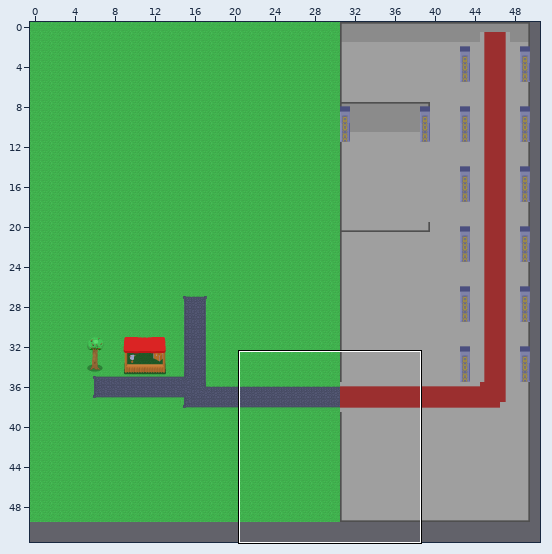
Two versions of a level (Tiled map, desktop/build/resources/main/mapas/mapa.tmx). The first picture is a wide view before the edit; the outline marks the close-up.
Close-up. As it was:
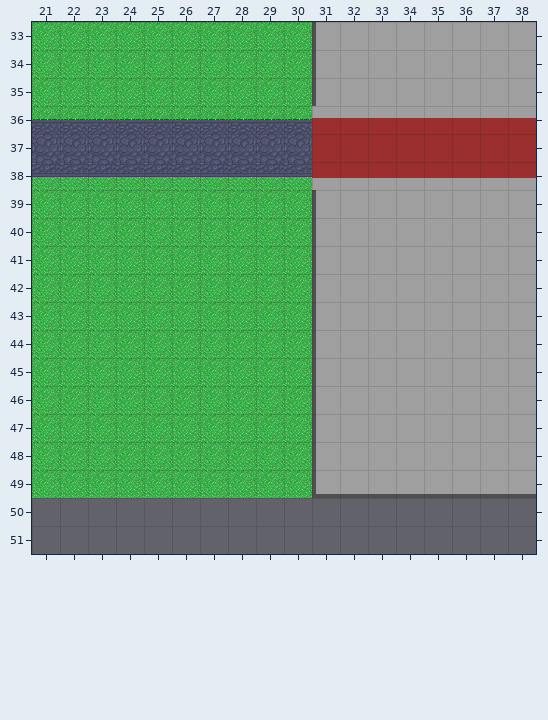
Cells are 32x32 px. Shown: x 21..38, y 33..51. The commit also changed other parts of the map, which this record leaves out. Layer "caminoInterior" is drawn 0,32 px off the grid.
Once edited:
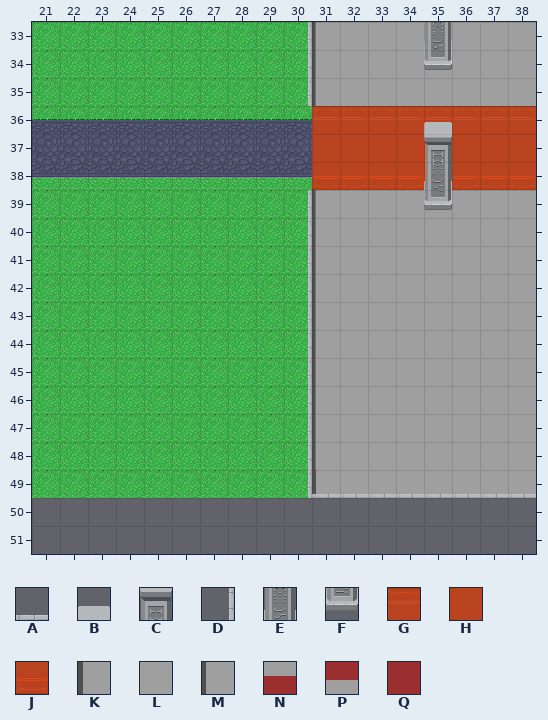
Key: from "algo": A 404, B 408, C 508, D 602, E 608, F 708, G 814, H 914, J 1014; from "taller2": K 30, L 31, M 54, N 58, P 58 flipped up-down, Q 73.
_ is an empty cell.
Changes in this commit:
{"where": "layer \"pisoInterior\""}
{"y":33,"x":30,"old":"_K","new":"DM"}
{"y":34,"x":30,"old":"_K","new":"DM"}
{"y":35,"x":30,"old":"_K","new":"DM"}
{"y":37,"x":31,"old":"L","new":"_"}
{"y":38,"x":31,"old":"L","new":"_"}
{"y":39,"x":30,"old":"_K","new":"DM"}
{"y":40,"x":30,"old":"_K","new":"DM"}
{"y":41,"x":30,"old":"_K","new":"DM"}
{"y":42,"x":30,"old":"_K","new":"DM"}
{"y":43,"x":30,"old":"_K","new":"DM"}
{"y":44,"x":30,"old":"_K","new":"DM"}
{"y":45,"x":30,"old":"_K","new":"DM"}
{"y":46,"x":30,"old":"_K","new":"DM"}
{"y":47,"x":30,"old":"_K","new":"DM"}
{"y":48,"x":30,"old":"_K","new":"DM"}
{"y":49,"x":30,"old":"_","new":"D"}
{"where": "layer \"caminoInterior\""}
{"y":35,"x":31,"old":"NNNNNNNN","new":"GGGGGGGG"}
{"y":36,"x":31,"old":"QQQQQQQQ","new":"HHHHHHHH"}
{"y":37,"x":31,"old":"PPPPPPPP","new":"JJJJJJJJ"}
{"y":48,"x":31,"old":"________","new":"AAAAAAAA"}
{"where": "layer \"columnas\""}
{"y":33,"x":35,"old":"_","new":"E"}
{"y":34,"x":35,"old":"_","new":"F"}
{"y":36,"x":35,"old":"_","new":"B"}
{"y":37,"x":35,"old":"_","new":"C"}
{"y":38,"x":35,"old":"_","new":"E"}
{"y":39,"x":35,"old":"_","new":"F"}
{"label":"changed","picture_box":[308,22,536,498]}
